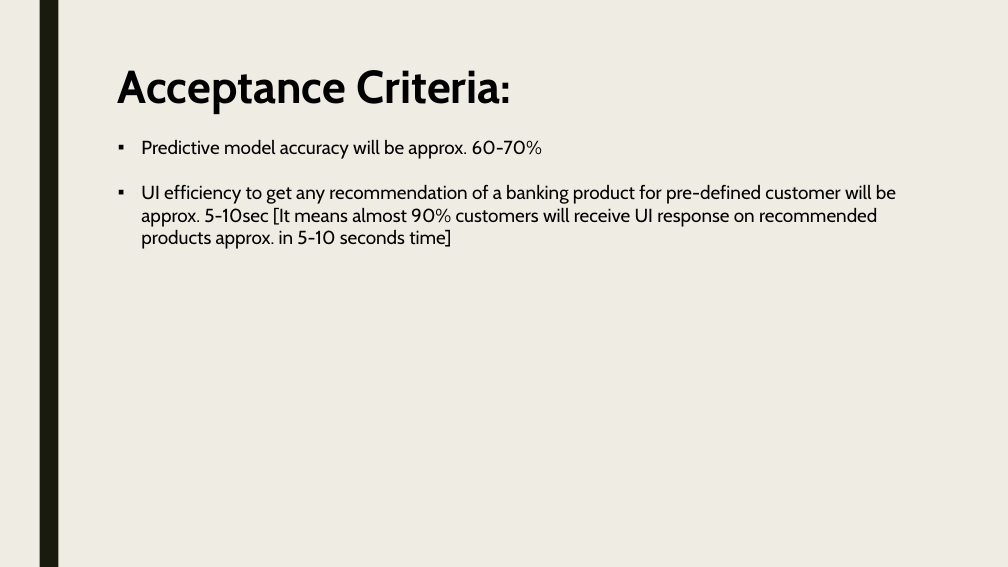
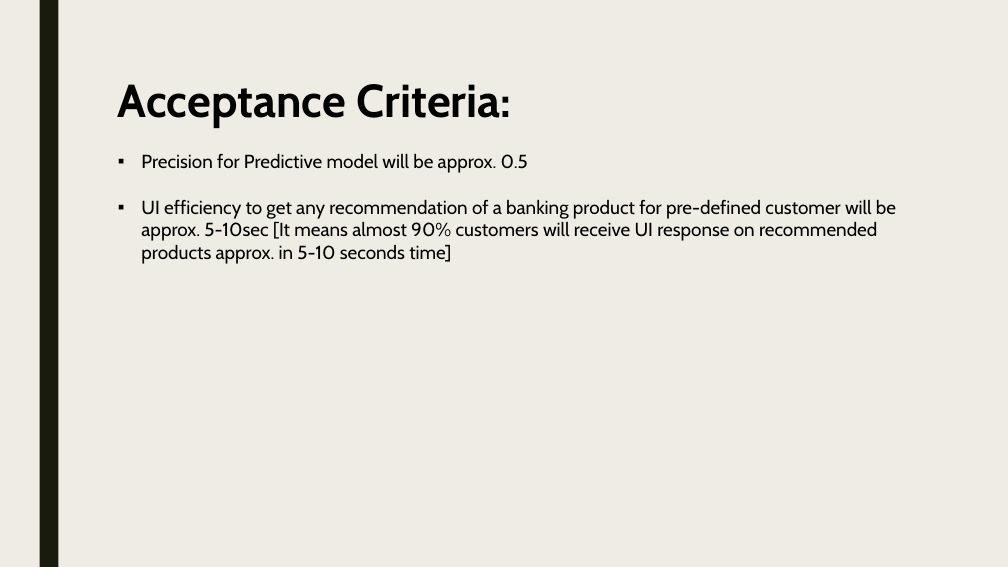
Before and after one commit to vaishalilambe/Team7_Santander_Product_Recommendation, a slide deck: slide 7 of Project_Presentation.pptx. Drawn at 1008x567 pixels with LibreOffice and Linux fonts; fonts in the diff are those of the drawing. Boxes give left, top, right and bottom in pixels: in the first picture for what was removed or moved away, otherwise in the second. Text is boxed around its words. In the diff, an @@ line names an element or a change of style, - is before the commit and + after.

```diff
--- a/Project_Presentation.pptx
+++ b/Project_Presentation.pptx
@@ text "Acceptance Criteria:": place and size @@
-text "Acceptance Criteria:" at <box>118,70,896,249</box>
+text "Acceptance Criteria:" at <box>118,84,896,264</box>
@@ text at <box>141,153,528,173</box>: text changed @@
-▪ Predictive model accuracy will be approx. 60-70%
+▪ Precision for Predictive model will be approx. 0.5
```
Also in this commit, not shown: 2 other slides changed.
